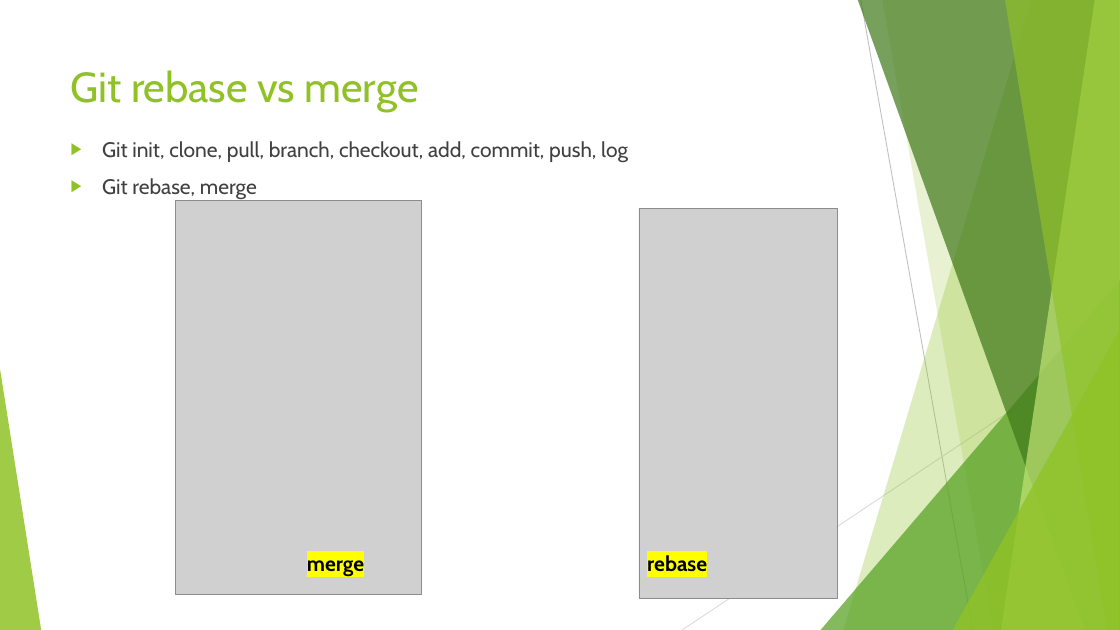
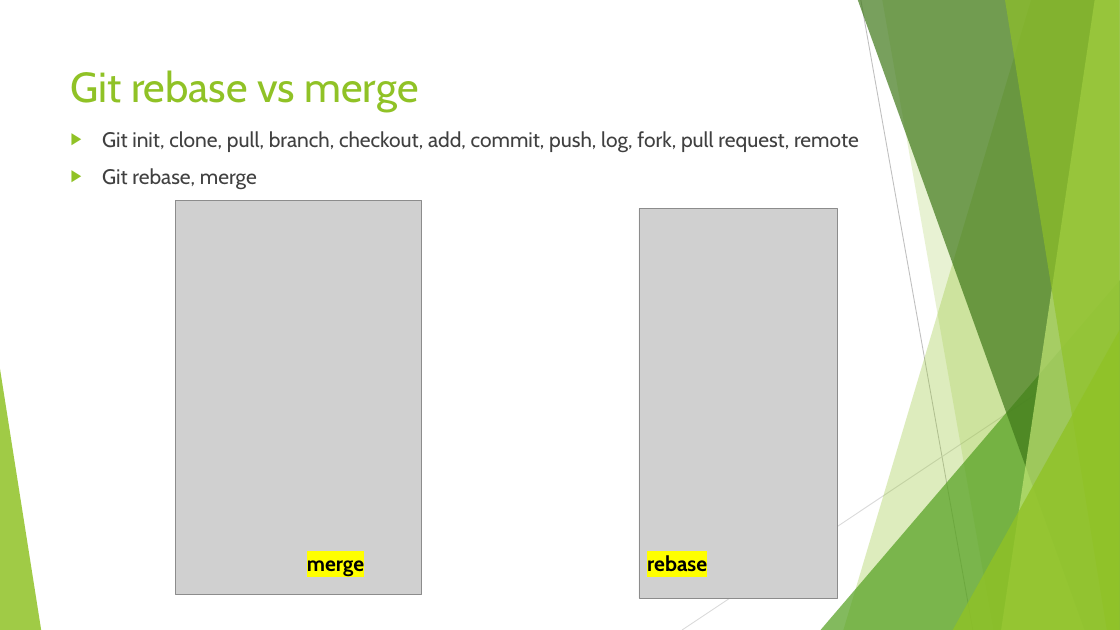
Before and after one commit to JJJJamesZhang/Java_Batch, a slide deck: slide 9 of ppt/2_J2EE.pptx. Drawn at 1120x630 pixels with LibreOffice and Linux fonts; fonts in the diff are those of the drawing; grey boxes stand for pictures. Boxes give left, top, right and bottom in pixels: in the first picture for what was removed or moved away, otherwise in the second. Text is boxed around its words. In the diff, an @@ line names an element or a change of style, - is before the commit and + after.

```diff
--- a/ppt/2_J2EE.pptx
+++ b/ppt/2_J2EE.pptx
@@ text "Git init, clone, pull, branch, ...": place and size @@
-text "Git init, clone, pull, branch, ..." at (102, 141, 628, 199)
+text "Git init, clone, pull, branch, ..." at (102, 131, 859, 189)
@@ text at (102, 131, 859, 152): text changed @@
-▶ Git init, clone, pull, branch, checkout, add, commit, push, log
+▶ Git init, clone, pull, branch, checkout, add, commit, push, log, fork, pull request, remote
```
Also in this commit, not shown: 1 other slide changed, 5 other files.
